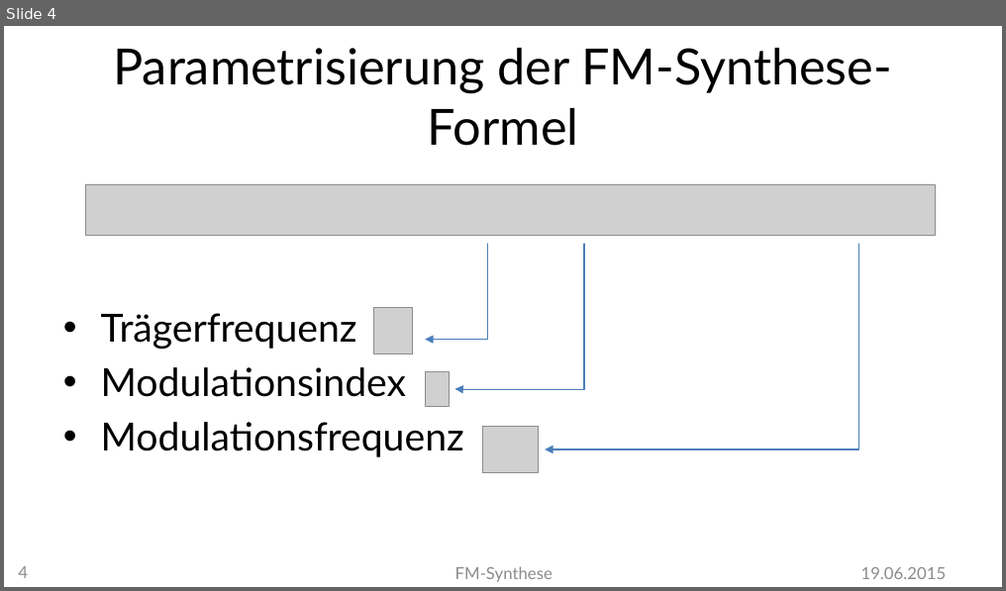
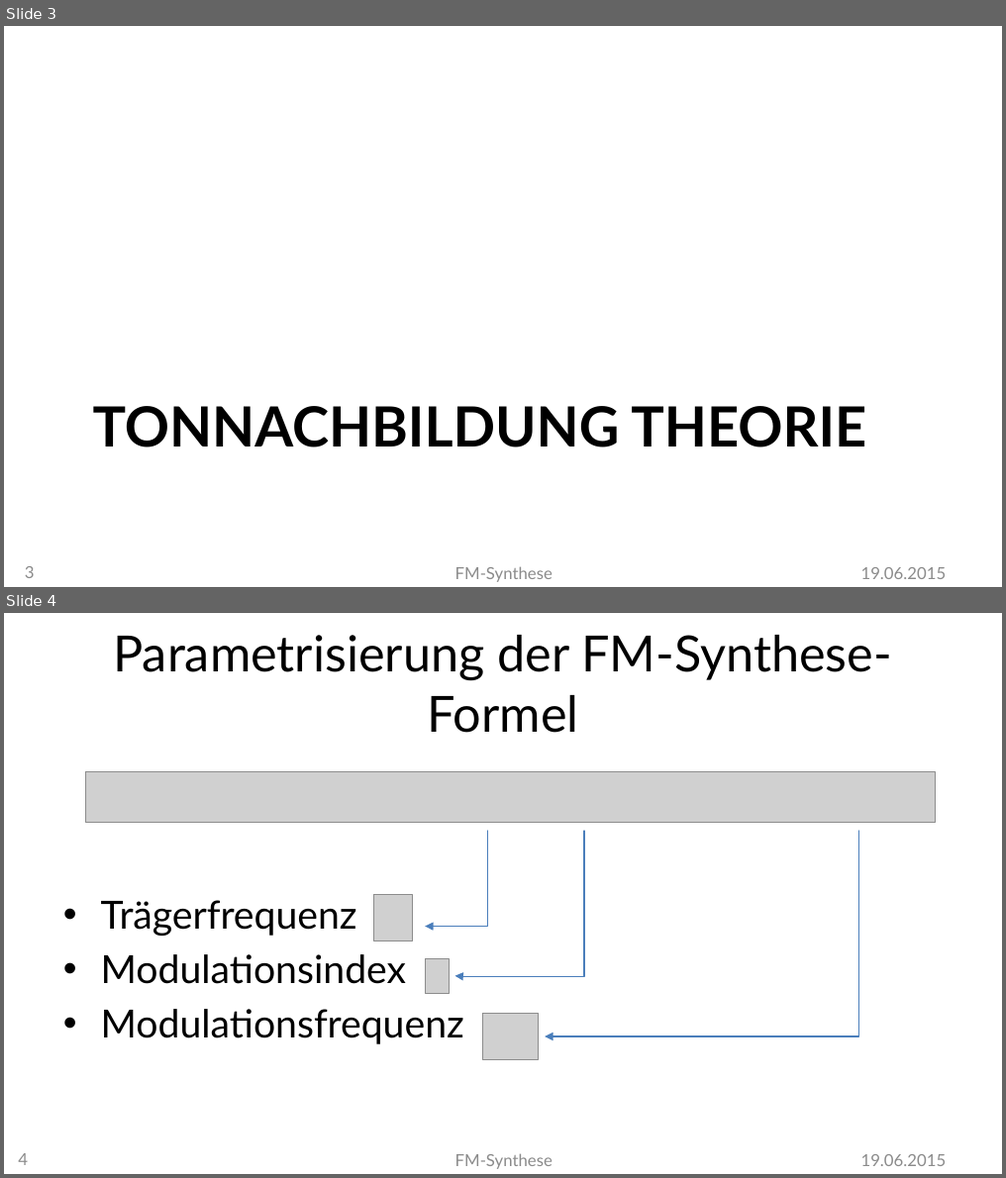
Before and after one commit to MBulli/VSeminar, a slide deck: Praesentation/FMSynthese-Gary.pptx. Shown one above the other, each under a label of ours: slide 4 before the commit, slides 3 and 4 after it. The pictures are 1006x591 and 1006x1178 pixels, drawn with LibreOffice and Linux fonts; fonts in the diff are those of the drawing; grey boxes stand for pictures; background and template pictures are left out. Boxes give left, top, right and bottom in pixels: in the first picture for what was removed or moved away, otherwise in the second. Text is boxed around its words. In the diff, an @@ line names an element or a change of style, - is before the commit and + after.

```diff
--- a/Praesentation/FMSynthese-Gary.pptx
+++ b/Praesentation/FMSynthese-Gary.pptx
@@ slide 3 added at (4,26,1002,587), background #FFFFFF @@
@@ title added at (93,406,866,448), 40 pt, text #000000, bold @@
+TONNACHBILDUNG THEORIE
@@ page number added at (25,567,35,578), 12 pt, text #8C8C8C @@
+3
@@ text added at (455,567,552,582), 12 pt, text #8C8C8C @@
+FM-Synthese
@@ text added at (861,568,946,579), 12 pt, text #8C8C8C @@
+19.06.2015
```
Also in this commit, not shown: 6 slides changed, 1 slide removed, 4 other files.
